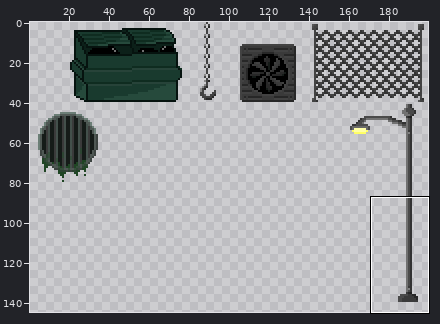
Sprite sheet -- assets/images/tilesdetail.png. The first picture is a wide view before the edit; the outline marks the close-up.
Close-up. First the earlier version:
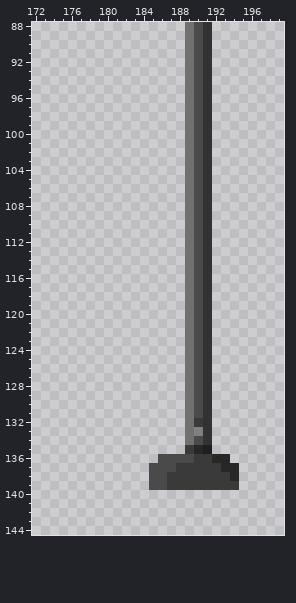
The file is 200x200 pixels. Colours within 5 levels of each other are drawn and written as one. Shown: x 172..199, y 88..144. The wide view leaves out empty margins.
After the commit:
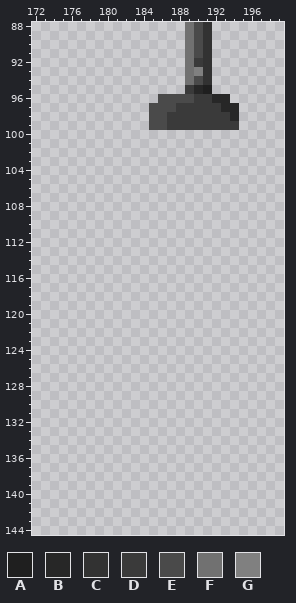
Palette (. is transparent): A #1f1f1f  B #272727  C #323232  D #3a3a3a  E #4a4a4a  F #717171  G #808080
Edits made:
{"y":92,"x":190,"old":"E","new":"D"}
{"y":93,"x":190,"old":"E","new":"G"}
{"y":95,"x":189,"old":"FEC","new":"DBA"}
{"y":96,"x":186,"old":"...FEC..","new":"EEEEDDBB"}
{"y":97,"x":185,"old":"....FEC...","new":"EEEDDDDDBB"}
{"y":98,"x":185,"old":"....FEC...","new":"EEDDDDDDDB"}
{"y":99,"x":185,"old":"....FEC...","new":"EEDDDDDDDD"}
{"y":100,"x":189,"old":"FEC","new":"..."}
{"y":101,"x":189,"old":"FEC","new":"..."}
{"y":102,"x":189,"old":"FEC","new":"..."}
{"y":103,"x":189,"old":"FEC","new":"..."}
{"y":104,"x":189,"old":"FEC","new":"..."}
{"y":105,"x":189,"old":"FEC","new":"..."}
{"y":106,"x":189,"old":"FEC","new":"..."}
{"y":107,"x":189,"old":"FEC","new":"..."}
{"y":108,"x":189,"old":"FEC","new":"..."}
{"y":109,"x":189,"old":"FEC","new":"..."}
{"y":110,"x":189,"old":"FEC","new":"..."}
{"y":111,"x":189,"old":"FEC","new":"..."}
{"y":112,"x":189,"old":"FEC","new":"..."}
{"y":113,"x":189,"old":"FEC","new":"..."}
{"y":114,"x":189,"old":"FEC","new":"..."}
{"y":115,"x":189,"old":"FEC","new":"..."}
{"y":116,"x":189,"old":"FEC","new":"..."}
{"y":117,"x":189,"old":"FEC","new":"..."}
{"y":118,"x":189,"old":"FEC","new":"..."}
{"y":119,"x":189,"old":"FEC","new":"..."}
{"y":120,"x":189,"old":"FEC","new":"..."}
{"y":121,"x":189,"old":"FEC","new":"..."}
{"y":122,"x":189,"old":"FEC","new":"..."}
{"y":123,"x":189,"old":"FEC","new":"..."}
{"y":124,"x":189,"old":"FEC","new":"..."}
{"y":125,"x":189,"old":"FEC","new":"..."}
{"y":126,"x":189,"old":"FEC","new":"..."}
{"y":127,"x":189,"old":"FEC","new":"..."}
{"y":128,"x":189,"old":"FEC","new":"..."}
{"y":129,"x":189,"old":"FEC","new":"..."}
{"y":130,"x":189,"old":"FEC","new":"..."}
{"y":131,"x":189,"old":"FEC","new":"..."}
{"y":132,"x":189,"old":"FDC","new":"..."}
{"y":133,"x":189,"old":"FGC","new":"..."}
{"y":134,"x":189,"old":"FEC","new":"..."}
{"y":135,"x":189,"old":"DBA","new":"..."}
{"y":136,"x":186,"old":"EEEEDDBB","new":"........"}
{"y":137,"x":185,"old":"EEEDDDDDBB","new":".........."}
{"y":138,"x":185,"old":"EEDDDDDDDB","new":".........."}
{"y":139,"x":185,"old":"EEDDDDDDDD","new":".........."}
